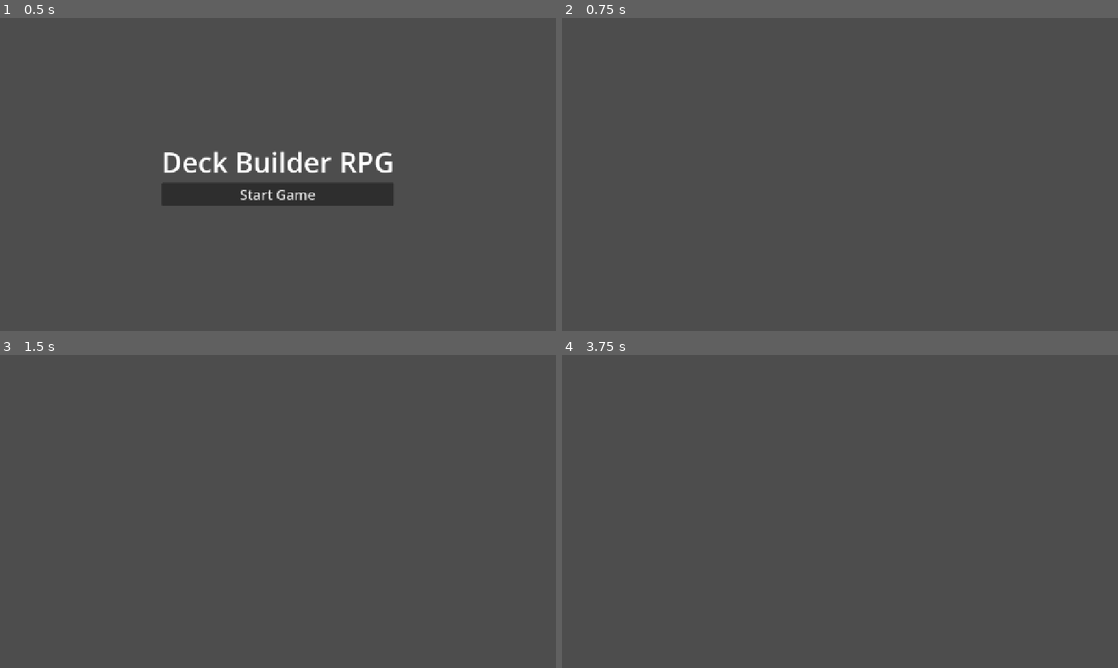
Above: before the commit, frames 1-4 (two rows, left to right).
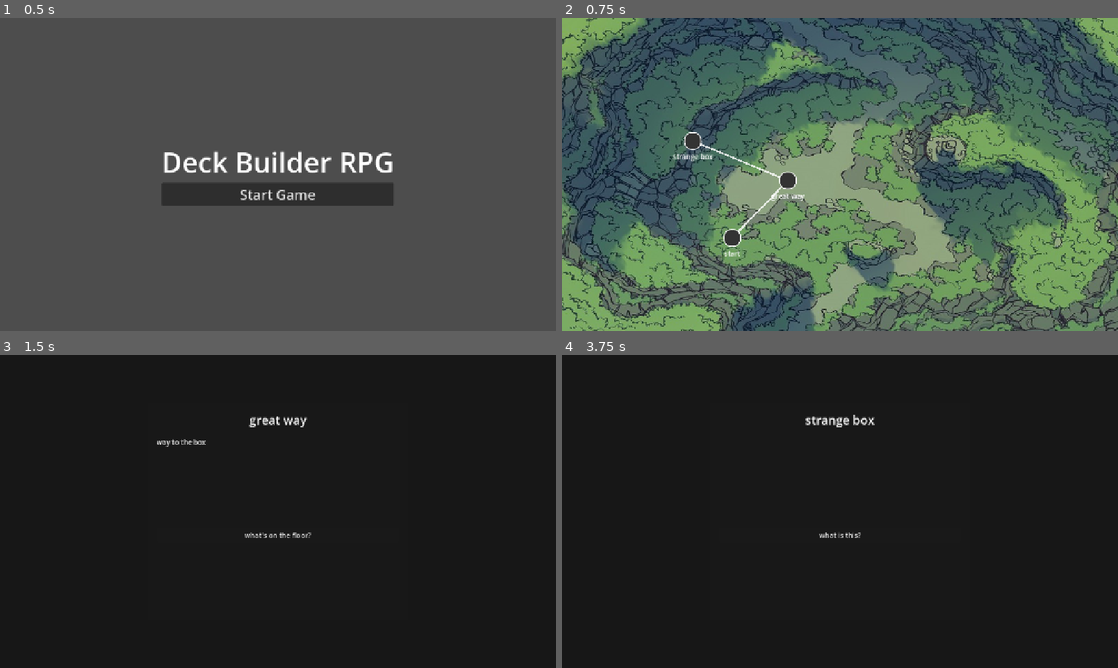
Above: after the commit, the same moments.

Repository: IzzetNecu/deckbuilderTool
Game: Godot game, scene res://scenes/main_menu/MainMenu.tscn
Same seed, same stepped clock (60 frames per second), same inputs: the game is played once before the commit and once after it.
Inputs (mouse positions are in pixels of both pictures, inside the frame that each line leads up to):
- Up to frame 1 (0.5 s): no input
- Up to frame 2 (0.75 s): click "Start Game" at 0.5 s
- Up to frame 3 (1.5 s): click (227, 517) at 1.25 s, where only the run after the commit has a clickable "great way"
- Up to frame 4 (3.75 s): click (840, 536) at 2 s, where only the run after the commit has a clickable "what's on the floor?"; click (840, 536) at 2.75 s, where only the run after the commit has a clickable "pick up the rock"; click (695, 477) at 3.5 s, where only the run after the commit has a clickable "strange box"

Frame 1 is identical in both runs. In frame 2, 79% of the frame differs, in the area x 0-100%, y 0-100%; in frame 3, 100%; in frame 4, 100%.

Commit message:
Assets: Move assets to game/ and update editor/engine paths

Diff:
--- a/game/data/game_data.json
+++ b/game/data/game_data.json
@@ -45,6 +45,19 @@
       "effects": [],
       "cardIds": [],
       "conditions": []
+    },
+    {
+      "id": "9a00c718-2f3f-48f7-bc25-49543ca90fbb",
+      "name": "swprd",
+      "description": "",
+      "type": "onehandedWeapon",
+      "rarity": "common",
+      "value": 10,
+      "effects": [
+        "poisp"
+      ],
+      "cardIds": [],
+      "conditions": []
     }
   ],
   "keyItems": [
@@ -74,21 +87,32 @@
   "events": [
     {
       "id": "bde53165-1f55-45de-9548-01d9dea870da",
-      "name": "",
-      "description": "",
+      "name": "first event",
+      "description": "this is the first event, you find a rock on the floor",
       "options": [
         {
-          "id": "724d2481-4082-45d2-8ef7-d46e38e8de39",
-          "text": "",
-          "conditions": [
+          "id": "53f5aae8-ea7d-4d89-ab34-6c013f2b8082",
+          "text": "pick up the rock",
+          "conditions": [],
+          "outcomes": [
             {
-              "id": "5c160f70-dbf5-4609-ba25-12cc89e15383",
-              "type": "hasConsumable",
-              "target": "614de54a-5c0e-4f55-b4e4-c00d597b48c6",
-              "operator": ">=",
+              "id": "d2f383ef-fe0d-46b2-8bfb-3fd3869cf298",
+              "type": "addConsumable",
+              "target": "cdbb3dd6-b04f-41a3-af57-0d9af9c5f04f",
+              "value": "1"
+            },
+            {
+              "id": "f7665f92-7a98-47c2-8114-c8dd070b1b4b",
+              "type": "text",
+              "target": "oh, it was a health potion",
               "value": ""
             }
-          ],
+          ]
+        },
+        {
+          "id": "724d2481-4082-45d2-8ef7-d46e38e8de39",
+          "text": "let the rock be and move on",
+          "conditions": [],
           "outcomes": []
         }
       ]
@@ -102,8 +126,70 @@
       "description": "",
       "isOverworld": true,
       "parentMapId": null,
-      "nodes": [],
-      "connections": []
+      "nodes": [
+        {
+          "id": "8d8923cd-aca2-4507-9a73-8891463580a7",
+          "x": 520,
+          "y": 374,
+          "label": "great way",
+          "description": "way to the box",
+          "options": [
+            {
+              "id": "a05ad081-2451-41fb-9d34-fe126aadc2f5",
+              "text": "what's on the floor?",
+              "conditions": [],
+              "outcomes": [
+                {
+                  "id": "90cc22ef-e6fd-4479-85b4-3c19f309cecb",
+                  "type": "startEvent",
+                  "target": "bde53165-1f55-45de-9548-01d9dea870da",
+                  "value": ""
+                }
+              ]
+            }
+          ]
+        },
+        {
+          "id": "82fd65d3-72fd-48c6-b23f-18777b8f01cb",
+          "x": 391.7434622708016,
+          "y": 506.18586556770043,
+          "label": "start",
+          "description": "",
+          "options": []
+        },
+        {
+          "id": "20fe3d25-879e-45ec-8cdd-9fbf0d5c03ba",
+          "x": 301,
+          "y": 283,
+          "label": "strange box",
+          "description": "",
+          "options": [
+            {
+              "id": "47436d8c-bad2-4908-b3b6-0c0a7a6c7fc4",
+              "text": "what is this?",
+              "conditions": [],
+              "outcomes": []
+            }
+          ]
+        }
+      ],
+      "connections": [
+        {
+          "id": "cc3204c7-c9df-4d19-bb28-59eeb4b0a5f0",
+          "fromNodeId": "8d8923cd-aca2-4507-9a73-8891463580a7",
+          "toNodeId": "20fe3d25-879e-45ec-8cdd-9fbf0d5c03ba",
+          "conditions": [],
+          "gateType": "none"
+        },
+        {
+          "id": "53e964c7-8f31-418b-9467-7b9be6271e02",
+          "fromNodeId": "82fd65d3-72fd-48c6-b23f-18777b8f01cb",
+          "toNodeId": "8d8923cd-aca2-4507-9a73-8891463580a7",
+          "conditions": [],
+          "gateType": "none"
+        }
+      ],
+      "backgroundImage": "assets/maps/Highland-Pass-battle-map-color-no-grid.jpg"
     }
   ]
 }
--- a/game/project.godot
+++ b/game/project.godot
@@ -8,11 +8,15 @@
 
 config_version=5
 
+[animation]
+
+compatibility/default_parent_skeleton_in_mesh_instance_3d=true
+
 [application]
 
 config/name="DeckBuilderGame"
 run/main_scene="res://scenes/main_menu/MainMenu.tscn"
-config/features=PackedStringArray("4.3", "Forward Plus")
+config/features=PackedStringArray("4.6", "Forward Plus")
 
 [autoload]
 
@@ -27,4 +31,7 @@
 window/size/viewport_width=1280
 window/size/viewport_height=720
 window/stretch/mode="canvas_items"
-window/stretch/aspect="keep"
+
+[dotnet]
+
+project/assembly_name="DeckBuilderGame"
--- a/game/scenes/world_map/WorldMap.gd
+++ b/game/scenes/world_map/WorldMap.gd
@@ -16,7 +16,10 @@
 	# Try to load background
 	var bg_path = map_data.get("backgroundImage", "")
 	if bg_path != "":
-		var tex = load(bg_path)
+		var full_path = bg_path
+		if not full_path.begins_with("res://"):
+			full_path = "res://" + full_path
+		var tex = load(full_path)
 		if tex:
 			$Background.texture = tex
 		else:
Binary file added: game/assets/maps/DesertOasis_digital_grid.webp
Binary file added: game/assets/maps/Highland-Pass-battle-map-color-no-grid.jpg
Not shown, added: game/autoloads/ConditionEvaluator.gd.uid
Not shown, added: game/autoloads/GameData.gd.uid
Not shown, added: game/autoloads/GameState.gd.uid
Not shown, added: game/autoloads/OutcomeExecutor.gd.uid
Not shown, added: game/autoloads/SceneManager.gd.uid
Not shown, added: game/scenes/event/EventDialog.gd.uid
Not shown, added: game/scenes/main_menu/MainMenu.gd.uid
Not shown, added: game/scenes/world_map/MapNode.gd.uid
Not shown, added: game/scenes/world_map/WorldMap.gd.uid
Not shown, changed: index.html
(and 12 more such lines)
